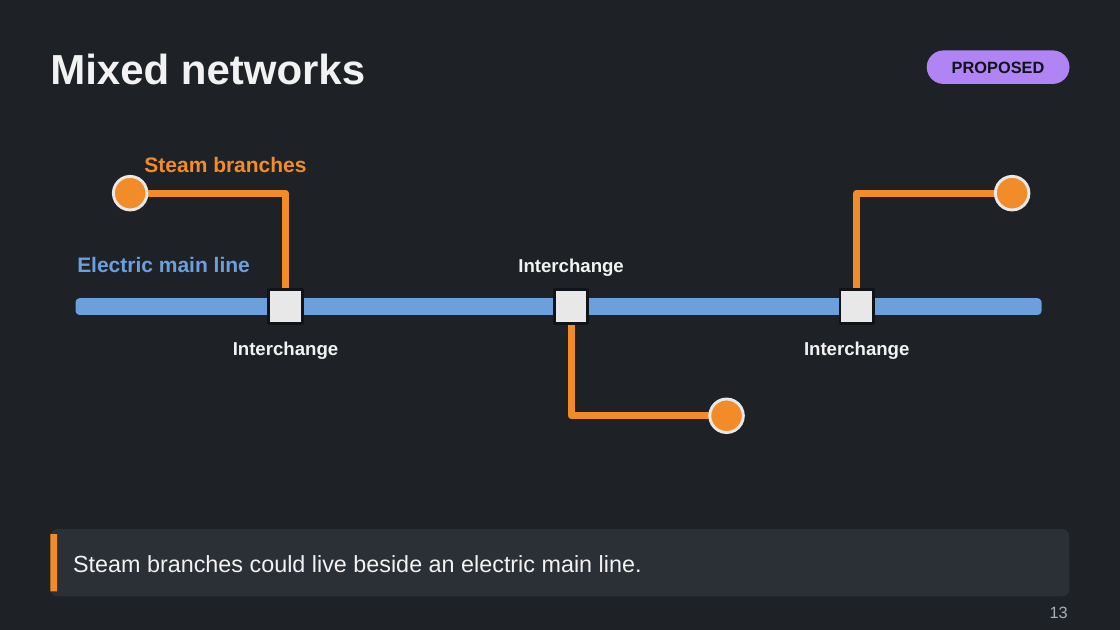
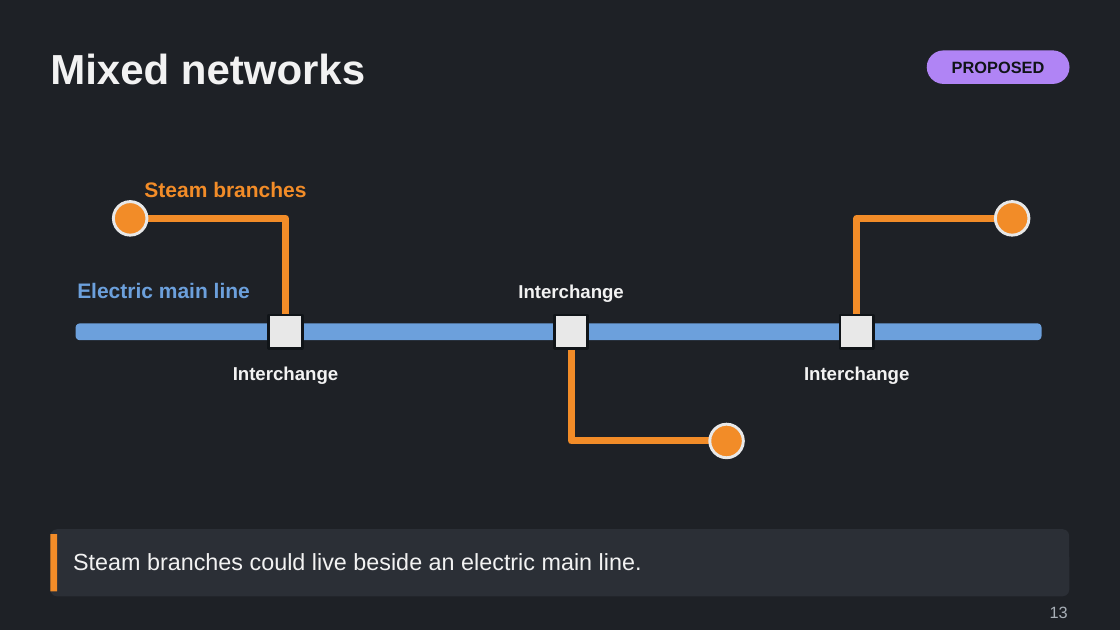
Before and after one commit to Tarenkookoo/Satisfactory---Early-Locomotion, a slide deck: slide 13 of Reporting/Claude Presents/Deck4_Monorail/The_Monorail_Transition_Explained.pptx. Drawn at 1120x630 pixels with LibreOffice and Linux fonts; fonts in the diff are those of the drawing. Boxes give left, top, right and bottom in pixels: in the first picture for what was removed or moved away, otherwise in the second. Text is boxed around its words. In the diff, an @@ line names an element or a change of style, - is before the commit and + after.

```diff
--- a/Reporting/Claude Presents/Deck4_Monorail/The_Monorail_Transition_Explained.pptx
+++ b/Reporting/Claude Presents/Deck4_Monorail/The_Monorail_Transition_Explained.pptx
@@ 5 texts, 3 freeform shapes, 3 ellipses, 3 rectangles, 1 rounded rectangle: place and size @@
-5 texts, 3 freeform shapes, 3 ellipses, 3 rectangles, 1 rounded rectangle at (76,156,1042,433)
+5 texts, 3 freeform shapes, 3 ellipses, 3 rectangles, 1 rounded rectangle at (76,181,1042,458)
@@ text "Steam branches could live beside ..." at (73,553,642,570): line spacing 1 to 0.95 @@
```
Also in this commit, not shown: 13 other slides changed, 7 slides added, 6 other files.
